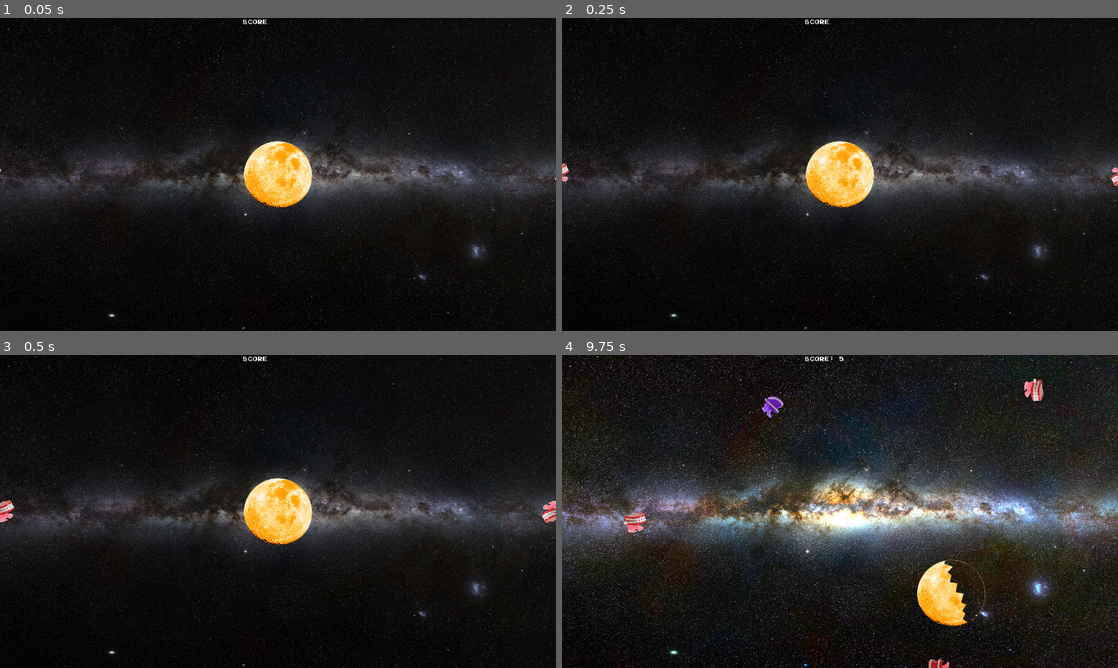
Above: before the commit, frames 1-4 (two rows, left to right).
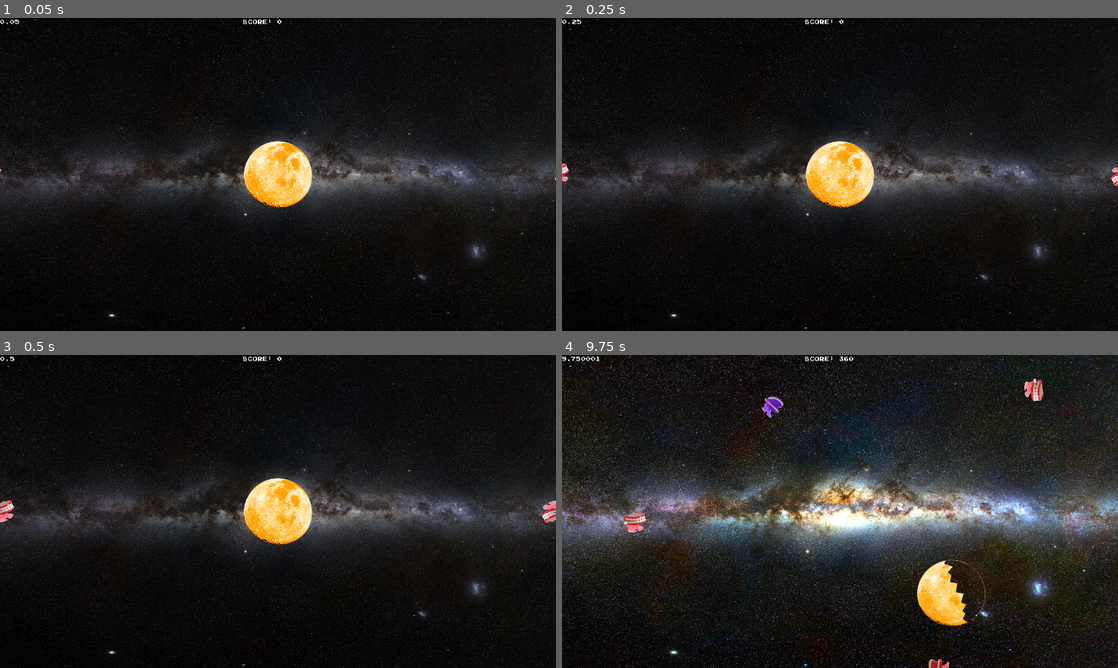
Above: after the commit, the same moments.

Repository: PushingPolygons/moonchomper-RosemaryKoshy
Game: Godot game, scene res://level/level.tscn
The game is run twice, just before and just after one commit, with the same random seed, the same clock (stepped at 60 frames per second) and the same inputs.
Inputs (mouse positions are in pixels of both pictures, inside the frame that each line leads up to):
- Up to frame 1 (0.05 s): no input
- Up to frame 2 (0.25 s): no input
- Up to frame 3 (0.5 s): no input
- Up to frame 4 (9.75 s): move the mouse to (1112, 511) at 0.52 s; press the mouse at (1112, 511) at 0.53 s; hold Right (ui_right) 0.53-1.28 s; move the mouse to (589, 511) at 1.27 s; release the mouse at (589, 511) at 1.28 s; hold Down (ui_down) 1.28-2.03 s; click (589, 511) at 1.35 s; move the mouse to (895, 442) at 2.02 s; hold Right (ui_right) 2.03-2.78 s; hold Right mouse button (right_click) 2.03-2.78 s; click (895, 442) at 2.3 s; move the mouse to (812, 574) at 2.77 s; hold Up (ui_up) 2.78-3.53 s; click (812, 574) at 2.85 s; move the mouse to (1006, 558) at 3.52 s; press the mouse at (1006, 558) at 3.53 s; hold Left (ui_left) 3.53-5.03 s; move the mouse to (673, 464) at 4.27 s; release the mouse at (673, 464) at 4.28 s; right-click (673, 464) at 4.35 s; click (673, 464) at 4.55 s; move the mouse to (867, 511) at 5.02 s; press the mouse at (867, 511) at 5.03 s; hold Down (ui_down) 5.03-5.78 s; move the mouse to (884, 658) at 5.77 s; release the mouse at (884, 658) at 5.78 s; hold Right (ui_right) 5.78-6.53 s; click (884, 658) at 5.85 s; move the mouse to (884, 395) at 6.52 s; hold Up (ui_up) 6.53-7.28 s; hold Right mouse button (right_click) 6.53-7.28 s; click (884, 395) at 6.8 s; move the mouse to (562, 511) at 7.27 s; hold Right (ui_right) 7.28-8.03 s; click (562, 511) at 7.35 s; move the mouse to (895, 442) at 8.02 s; press the mouse at (895, 442) at 8.03 s; hold Down (ui_down) 8.03-8.78 s; move the mouse to (1040, 661) at 8.77 s; release the mouse at (1040, 661) at 8.78 s; hold Left (ui_left) 8.78-9.53 s; right-click (1040, 661) at 8.85 s; click (1040, 661) at 9.05 s; move the mouse to (778, 661) at 9.52 s; press the mouse at (778, 661) at 9.53 s; hold Up (ui_up) from 9.53 s (still down)

The runs differ from the first frame. In frame 1, less than 0.1% of the frame differs, in the area x 0-51%, y 0-2%; in frame 2, less than 0.1%; in frame 3, less than 0.1%; in frame 4, less than 0.1%, in the area x 0-53%, y 0-2%.

Commit message:
rename files; add clock

Diff:
--- a/code/chomper/assets/chomper.gd
+++ b/code/chomper/assets/chomper.gd
@@ -30,7 +30,6 @@
 
 # Called every frame. delta_t is the time since the previous frame
 func _process(delta_t: float):
-	# self.position += Vector2(48, 27) * delta_t
 	self.look_at(_moon.position)
 	self.translate(speed * delta_t * self.position.direction_to(_moon.position))
 
@@ -39,8 +38,8 @@
 	if event.is_action_pressed("left_click"):
 		self.health -= 1
 		update_texture()
+		get_tree().get_root().get_node("Level/Menu").update_score(60)
 		if self.health <= 0:
-			get_tree().get_root().get_node("Level/Menu").update_score(1)
 			self.queue_free() # Destroy chomper.
 			get_parent().destroy_chomper(1)
 			if get_parent().chomper_count < 1:
--- a/code/level/assets/level.gd
+++ b/code/level/assets/level.gd
@@ -12,9 +12,9 @@
 ]
 const chomper_ps: PackedScene = preload("res://chomper/chomper.tscn")
 const menu_ps: PackedScene = preload("res://menu/menu.tscn")
-const success = preload("res://level/assets/SUCCESS.jpg")
-const failure = preload("res://level/assets/FAILURE.jpg")
-const gameover = preload("res://level/assets/FAILURE.jpg")
+const success = preload("res://level/assets/success.jpg")
+const failure = preload("res://level/assets/failure.jpg")
+const gameover = preload("res://level/assets/gameover.jpg")
 
 # Member variables:
 var chomper_count: int = 0
@@ -83,6 +83,7 @@
 		start_level()
 
 func game_over(message: String) -> void:
+		$Menu/Clock.stopped = true
 		killall('enemies')
 		print('GAME OVER: ', message)
 		if message == "SUCCESS":
--- a/code/menu/assets/menu.gd
+++ b/code/menu/assets/menu.gd
@@ -7,6 +7,7 @@
 # Called when the menu enters the scene
 func _ready():
 	$Panel.hide()
+	update_score(0)
 
 func initialize(level_node: Node):
 	self.level = level_node
@@ -16,9 +17,10 @@
 
 
 func _on_Restart_button_down():
-	# reset Level and Moon
+	# reset Level, Moon, and score
 	get_tree().get_root().get_node("Level")._ready()
 	get_tree().get_root().get_node("Level/Moon")._ready()
+	score = 0
 	toggle_pause() # Resume game
 
 func _on_Quit_button_down():
--- /dev/null
+++ b/code/menu/clock.gd
@@ -0,0 +1,15 @@
+extends Label
+
+# Declare member variables
+var total_t: float = 0.0
+var stopped: bool = false
+
+# Called when the node enters the scene tree for the first time
+func _ready():
+	text = str(total_t)
+
+# Called every frame. delta_t is the elapsed time since the previous frame
+func _process(delta_t):
+	if not stopped:
+		total_t += delta_t
+		text = str(total_t)
--- a/code/menu/menu.tscn
+++ b/code/menu/menu.tscn
@@ -1,10 +1,11 @@
-[gd_scene load_steps=6 format=2]
+[gd_scene load_steps=7 format=2]
 
 [ext_resource path="res://menu/assets/menu.gd" type="Script" id=1]
 [ext_resource path="res://menu/assets/resume.png" type="Texture" id=2]
 [ext_resource path="res://menu/assets/quit.png" type="Texture" id=3]
 [ext_resource path="res://menu/assets/replay.png" type="Texture" id=4]
 [ext_resource path="res://menu/assets/joystix.tres" type="DynamicFont" id=5]
+[ext_resource path="res://menu/clock.gd" type="Script" id=6]
 
 [node name="Menu" type="Control"]
 anchor_right = 1.0
@@ -23,6 +24,17 @@
 margin_bottom = 39.0
 custom_fonts/font = ExtResource( 5 )
 text = "score"
+__meta__ = {
+"_edit_use_anchors_": false
+}
+
+[node name="Clock" type="Label" parent="."]
+margin_right = 243.0
+margin_bottom = 51.0
+custom_fonts/font = ExtResource( 5 )
+text = "clock
+"
+script = ExtResource( 6 )
 __meta__ = {
 "_edit_use_anchors_": false
 }
Renamed: code/level/assets/FAILURE.jpg -> code/level/assets/failure.jpg
Not shown, changed: code/level/assets/failure.jpg.import
Renamed: code/level/assets/GAMEOVER.jpg -> code/level/assets/gameover.jpg
Not shown, changed: code/level/assets/gameover.jpg.import
Renamed: code/level/assets/SUCCESS.jpg -> code/level/assets/success.jpg
Not shown, changed: code/level/assets/success.jpg.import
